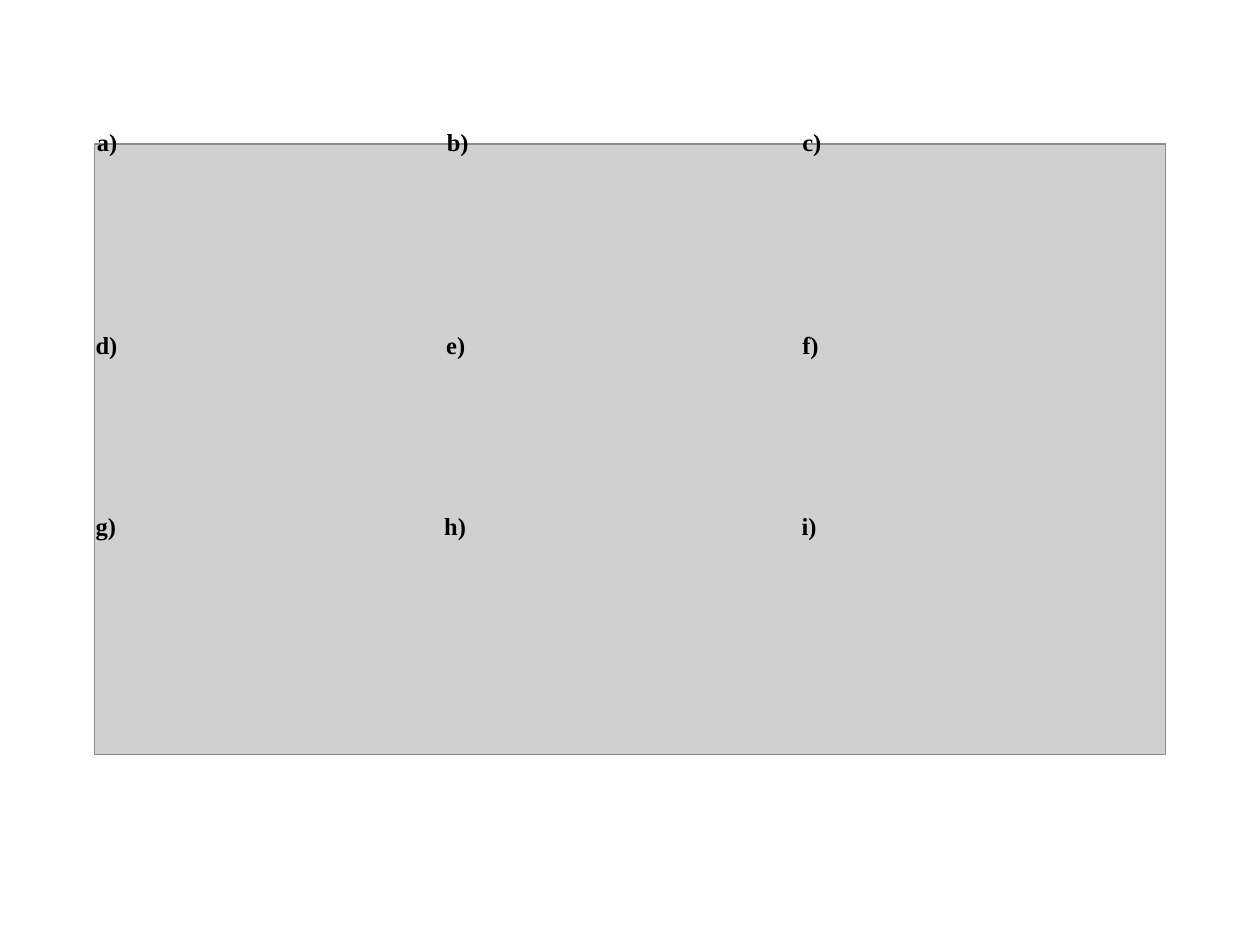
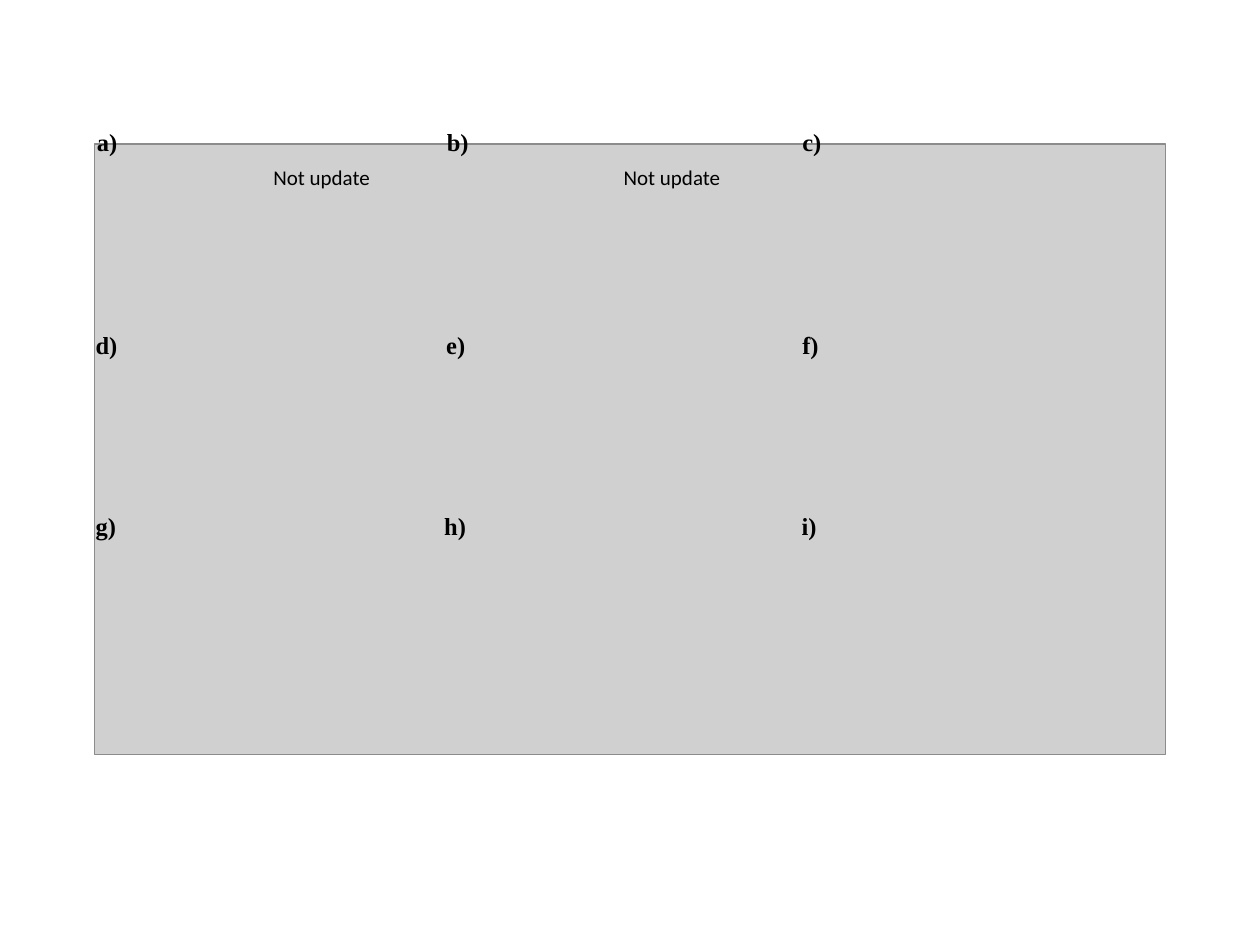
Before and after one commit to seisfwi/SEP-2023, a slide deck: slide 6 of DAS_Waveform_Inversion/notebooks/Fig/Figures.pptx. Drawn at 1260x945 pixels with LibreOffice and Linux fonts; fonts in the diff are those of the drawing; grey boxes stand for pictures. Boxes give left, top, right and bottom in pixels: in the first picture for what was removed or moved away, otherwise in the second. Text is boxed around its words. In the diff, an @@ line names an element or a change of style, - is before the commit and + after.

```diff
--- a/DAS_Waveform_Inversion/notebooks/Fig/Figures.pptx
+++ b/DAS_Waveform_Inversion/notebooks/Fig/Figures.pptx
@@ text added at (273, 170, 370, 189), 12 pt, text #000000 @@
+Not update
@@ text added at (624, 170, 720, 189), 12 pt, text #000000 @@
+Not update
```
Also in this commit, not shown: 1 other slide changed, 10 other files.
